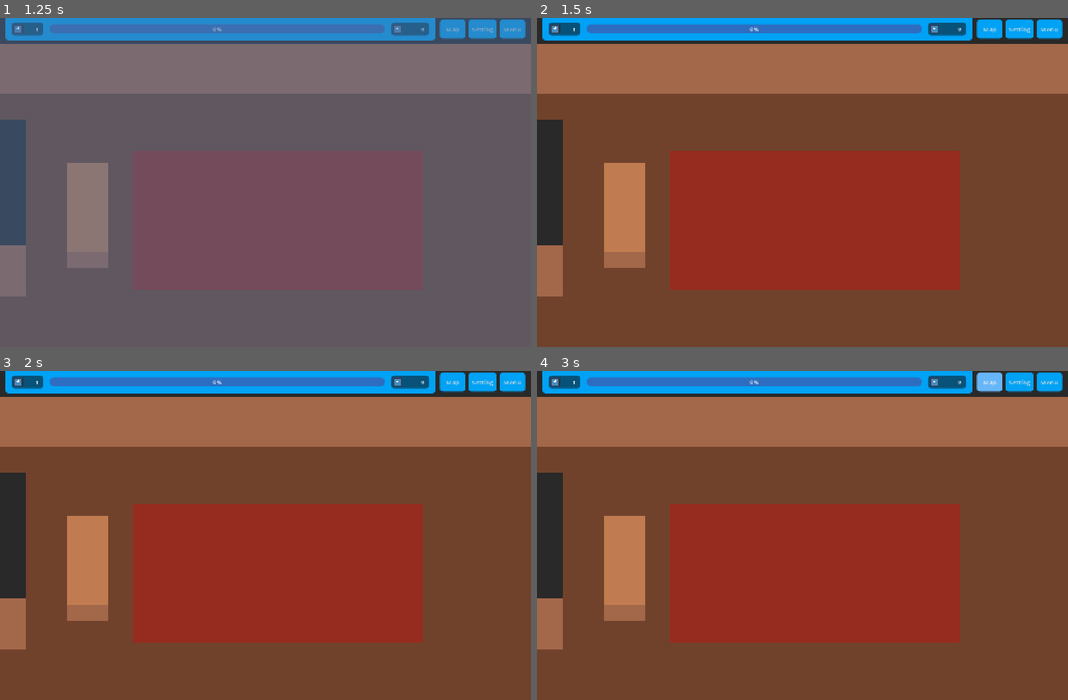
Above: before the commit, frames 1-4 (two rows, left to right).
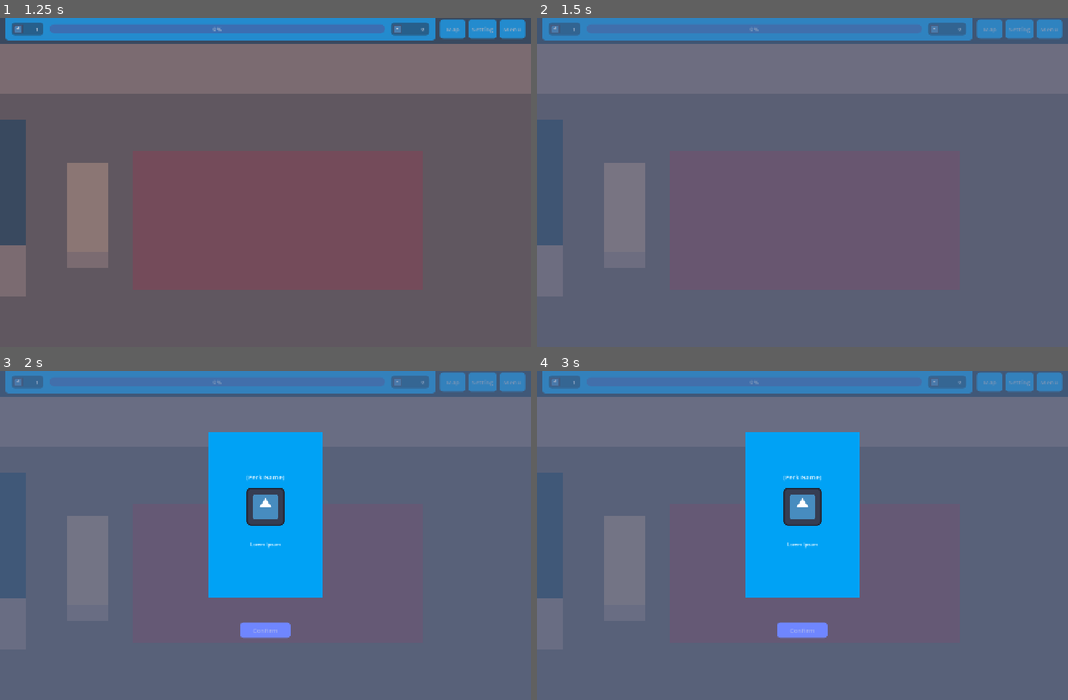
Above: after the commit, the same moments.

Repository: glitch-rain0801/full-service-please-demo
Game: Godot game, scene res://core/main.tscn
The game is run twice, just before and just after one commit, with the same random seed, the same clock (stepped at 60 frames per second) and the same inputs. The engine's default icon, where the game draws it, is replaced by a stand-in: a white triangle on a blue panel in a dark square.
Inputs (mouse positions are in pixels of both pictures, inside the frame that each line leads up to):
- Up to frame 1 (1.25 s): click "New Game" at 0.5 s
- Up to frame 2 (1.5 s): click (802, 277) at 1.25 s, where only the run before the commit has a clickable "Confirm"
- Up to frame 3 (2 s): no input
- Up to frame 4 (3 s): move the mouse to (919, 519) at 2.02 s; hold D (right) 2.03-2.75 s; click (919, 519) at 2.17 s; click "Map" at 2.75 s

Frame 1 is identical in both runs. In frame 2, 98% of the frame differs, in the area x 0-100%, y 0-100%; in frame 3, 98%; in frame 4, 98%.

Commit message:
feat(gameplay): add foundation for spawn logic

Diff:
--- a/core/autoloads/entities.gd
+++ b/core/autoloads/entities.gd
@@ -11,8 +11,8 @@
 }
 
 var clients: Dictionary = {
-	"bara_black": null,
-	"bara_white": null,
+	"bara_black": preload("res://entities/clients/black/bara_black.tres"),
+	"bara_white": preload("res://entities/clients/white/bara_white.tres"),
 	"bear_black": null,
 	"bear_white": null,
 	#"shota_black": null,
--- a/core/main.gd
+++ b/core/main.gd
@@ -41,9 +41,25 @@
 	world_node.add_child(new_scene)
 
 
-func load_to_entities_node(scene_path: String) -> void:
+func load_to_entities_node(scene_path: String, params: Dictionary = {}) -> void:
 	var new_scene = load(scene_path).instantiate()
-	current_entity_scene = new_scene
+
+	if params:
+		if new_scene is Client:
+			if (
+				not params.has("client_data")
+				or not params.has("preferred_masseur")
+				or not params.has("queue_no")
+			):
+				push_error("ERROR: incomplete parameter declaration")
+				return
+
+			new_scene.client_data = params["client_data"]
+			new_scene.preferred_masseur = params["preferred_masseur"]
+			new_scene.queue_no = params["queue_no"]
+		else: # ghost logic
+			current_entity_scene = new_scene
+
 	entities_node.add_child(new_scene)
 
 
@@ -102,6 +118,16 @@
 func get_current_entity_scene() -> Node:
 	return current_entity_scene
 
+func get_entity_size(include_ghosts: bool = false) -> float:
+	var count: float = 0.0
+	for entity in entities_node.get_children():
+		if not include_ghosts and entity is not Client:
+			continue
+
+		count += 1.0
+
+	return count
+
 
 func get_current_effects_scene() -> Node:
 	return current_effects_scene
--- /dev/null
+++ b/data/entity_def/client_data.gd
@@ -0,0 +1,19 @@
+extends Resource
+class_name ClientData
+
+@export var id: String
+@export var name: String
+@export var atlas_coords: Vector2
+
+@export var is_special: bool = false
+@export var spawn_weight: float = 10.0
+@export var neutral_affinity: float = 10.0
+@export var affinity_tree: Dictionary[String, float] = {
+	"kovit": 0.0,
+	"rald": 0.0,
+	"remi": 0.0,
+	"sota": 0.0,
+	"lenga": 0.0,
+	"okan": 0.0,
+	"oki": 0.0
+}
--- /dev/null
+++ b/entities/clients/black/bara_black.tres
@@ -0,0 +1,10 @@
+[gd_resource type="Resource" script_class="ClientData" format=3 uid="uid://bxhw2gvjmkq34"]
+
+[ext_resource type="Script" uid="uid://il025n8myglq" path="res://data/entity_def/client_data.gd" id="1_cvona"]
+
+[resource]
+script = ExtResource("1_cvona")
+id = "bara_black"
+name = "John Black"
+atlas_coords = Vector2(1, 1)
+metadata/_custom_type_script = "uid://il025n8myglq"
--- /dev/null
+++ b/entities/clients/client.gd
@@ -0,0 +1,24 @@
+extends CharacterBody2D
+class_name Client
+
+@export var sprite: Sprite2D
+
+const SPRITE_COORDS: Vector2 = Vector2(256.0, 416.0)
+
+var client_data: ClientData
+var preferred_masseur: String
+var queue_no: Vector2
+
+var tween: Tween
+
+func _ready() -> void:
+	sprite.region_rect.position = client_data.atlas_coords * SPRITE_COORDS
+	global_position = Vector2(1344.0, 400.0)
+
+	tween = create_tween()
+	tween.tween_property(
+		self,
+		"global_position",
+		queue_no,
+		5
+	)
--- a/entities/clients/client.tscn
+++ b/entities/clients/client.tscn
@@ -1,11 +1,14 @@
 [gd_scene format=3 uid="uid://dyb4et62csr0j"]
 
+[ext_resource type="Script" uid="uid://cr43u7hofl1t4" path="res://entities/clients/client.gd" id="1_34twt"]
 [ext_resource type="Texture2D" uid="uid://dg6ayh1psp2om" path="res://assets/textures/character_spritesheet.png" id="1_w583m"]
 
 [sub_resource type="CircleShape2D" id="CircleShape2D_fssx7"]
 radius = 16.0
 
-[node name="Client" type="CharacterBody2D" unique_id=726018097]
+[node name="Client" type="CharacterBody2D" unique_id=726018097 node_paths=PackedStringArray("sprite")]
+script = ExtResource("1_34twt")
+sprite = NodePath("Sprite2D")
 
 [node name="Sprite2D" type="Sprite2D" parent="." unique_id=434268655]
 scale = Vector2(0.4, 0.4)
--- /dev/null
+++ b/entities/clients/white/bara_white.tres
@@ -0,0 +1,10 @@
+[gd_resource type="Resource" script_class="ClientData" format=3 uid="uid://dsbiekn1625kd"]
+
+[ext_resource type="Script" uid="uid://il025n8myglq" path="res://data/entity_def/client_data.gd" id="1_f7xna"]
+
+[resource]
+script = ExtResource("1_f7xna")
+id = "bara_white"
+name = "John White"
+atlas_coords = Vector2(0, 1)
+metadata/_custom_type_script = "uid://il025n8myglq"
--- a/gameplay/event/event_manager.gd
+++ b/gameplay/event/event_manager.gd
@@ -29,7 +29,8 @@
 	var choices: Array = _generate_perk_choices(slots, pool)
 
 	Global.main.load_to_pause_node(
-		"res://ui/perk_selection/perk_selection_ui.tscn"
+		"res://ui/perk_selection/perk_selection_ui.tscn",
+		{ "options": choices }
 	)
 
 	var perk_selection_ui: PerkSelectionUI = Global.main.get_current_pause_scene()
@@ -61,8 +62,9 @@
 
 	for i in range(slots):
 		if options is Array:
-			choices.append(options.pick_random())
+			var chosen: String = options.pick_random()
+			choices.append(chosen)
 		else:
 			choices.append(options)
 
-	return []
+	return choices
--- a/gameplay/game_manager.gd
+++ b/gameplay/game_manager.gd
@@ -12,6 +12,7 @@
 	var shift: String = Shift.MORNING
 
 @export var event_manager: EventManager
+@export var spawn_manager: SpawnManager
 
 var time: GameTime
 
@@ -36,8 +37,12 @@
 	if time.day == 7:
 		return
 
-	var perk: Dictionary = await event_manager.get_workshift_perk(time)
+	var morning_perk: Dictionary = await event_manager.get_workshift_perk(time)
+	if morning_perk.get("name") != null:
+		pass
+
 	await get_tree().create_timer(5).timeout
+	await spawn_manager.spawn_waves(4)
 
 func end_shift() -> void:
 	await get_tree().create_timer(5).timeout
--- a/gameplay/game_manager.tscn
+++ b/gameplay/game_manager.tscn
@@ -2,10 +2,12 @@
 
 [ext_resource type="Script" uid="uid://cjq17os0cs464" path="res://gameplay/game_manager.gd" id="1_085dr"]
 [ext_resource type="Script" uid="uid://yde2cbvn5r4b" path="res://gameplay/event/event_manager.gd" id="2_axnhg"]
+[ext_resource type="Script" uid="uid://bferdcadmyljo" path="res://gameplay/spawn/spawn_manager.gd" id="3_dmqgb"]
 
-[node name="GameManager" type="Node" unique_id=487455063 node_paths=PackedStringArray("event_manager")]
+[node name="GameManager" type="Node" unique_id=487455063 node_paths=PackedStringArray("event_manager", "spawn_manager")]
 script = ExtResource("1_085dr")
 event_manager = NodePath("EventManager")
+spawn_manager = NodePath("SpawnManager")
 
 [node name="EconomyManager" type="Node" parent="." unique_id=1835805059]
 
@@ -19,3 +21,4 @@
 [node name="SkillTreeManager" type="Node" parent="." unique_id=140795153]
 
 [node name="SpawnManager" type="Node" parent="." unique_id=852220638]
+script = ExtResource("3_dmqgb")
--- /dev/null
+++ b/gameplay/spawn/spawn_manager.gd
@@ -0,0 +1,105 @@
+extends Node
+class_name SpawnManager
+
+const QUEUE_START_COORDS: Vector2 = Vector2(4.2, 6)
+const GRID_SIZE: Vector2 = Vector2(64.0, 64.0)
+
+func spawn_random(number: int, include_regulars: bool = false, include_special: bool = false) -> void:
+	for i in range(number):
+		var client_pool: Array = _set_client_pool(include_special)
+		var client_data: ClientData = _set_client(client_pool)
+		var preferred_masseur: String
+		if include_regulars:
+			preferred_masseur = _set_affinity(client_data)
+
+		var queue_no: Vector2 = _get_queue_pos() * GRID_SIZE
+
+		Global.main.load_to_entities_node(
+			"res://entities/clients/client.tscn",
+			{
+				"client_data": client_data,
+				"preferred_masseur": preferred_masseur,
+				"queue_no": queue_no
+			}
+		)
+
+
+func spawn_scripted() -> void:
+	pass
+
+
+func spawn_ghost() -> void:
+	pass
+
+
+func spawn_waves(number: int) -> void:
+	for i in range(number):
+		spawn_random(1)
+		await get_tree().create_timer(5).timeout
+
+
+func _set_client_pool(include_special: bool) -> Array:
+	var client_pool: Array = []
+
+	for id in Entities.clients:
+		if Entities.clients[id] == null:
+			continue
+
+		var client: ClientData = Entities.clients[id]
+		if not include_special and client.is_special:
+			continue
+
+		client_pool.append(id)
+
+	return client_pool
+
+
+func _set_affinity(client: ClientData) -> String:
+	var preferred_masseur: String = ""
+	var total_affinity: float = client.neutral_affinity
+
+	for id in client.affinity_tree:
+		total_affinity += client.affinity_tree[id]
+
+	var roll: float = randf_range(0, total_affinity)
+
+	for id in client.affinity_tree:
+		roll -= client.affinity_tree[id]
+
+		# this avoids masseur assignment on a '0' roll and the affinity_tree values are '0'.
+		if roll < 0:
+			preferred_masseur = id
+			break
+
+	return preferred_masseur
+
+
+func _set_client(client_pool: Array) -> ClientData:
+	var total_weight: float = 0.0
+
+	for id in client_pool:
+		var client: ClientData = Entities.clients[id]
+
+		total_weight += client.spawn_weight
+
+	var roll: float = randf_range(0.0, total_weight)
+
+	for id in client_pool:
+		var client: ClientData = Entities.clients[id]
+
+		roll -= client.spawn_weight
+
+		if roll <= 0:
+			return Entities.clients[id]
+
+	return Entities.clients[client_pool.back()]
+
+
+func _get_queue_pos() -> Vector2:
+	var size: float = Global.main.get_entity_size()
+
+	var new_xqueue_no: float = 0
+	for i in range(size):
+		new_xqueue_no += 1.2
+
+	return QUEUE_START_COORDS + Vector2(new_xqueue_no, 0)
--- a/ui/perk_selection/perk_selection_ui.gd
+++ b/ui/perk_selection/perk_selection_ui.gd
@@ -23,6 +23,7 @@
 		perk_container.add_child(new_perk)
 
 	self_modulate.a = 0.0
+	confirm_button.disabled = true
 
 	tween = create_tween()
 	tween.tween_property(
@@ -49,6 +50,7 @@
 
 
 func set_selected_perk(perk: PerkChoice) -> void:
+	confirm_button.disabled = false
 	selected_perk = perk
 
 
--- a/ui/perk_selection/perk_selection_ui.tscn
+++ b/ui/perk_selection/perk_selection_ui.tscn
@@ -13,6 +13,7 @@
 anchor_bottom = 1.0
 grow_horizontal = 2
 grow_vertical = 2
+mouse_filter = 1
 theme_override_styles/panel = SubResource("StyleBoxFlat_fssx7")
 script = ExtResource("1_pnsfj")
 perk_container = NodePath("VBoxContainer/Perks")
@@ -38,7 +39,6 @@
 size_flags_vertical = 4
 offset_transform_enabled = true
 offset_transform_position = Vector2(0, 640)
-mouse_filter = 1
 theme = ExtResource("3_b7nc0")
 text = "Confirm"
 
Not shown, added: data/entity_def/client_data.gd.uid
Not shown, added: entities/clients/client.gd.uid
Not shown, added: gameplay/spawn/spawn_manager.gd.uid
